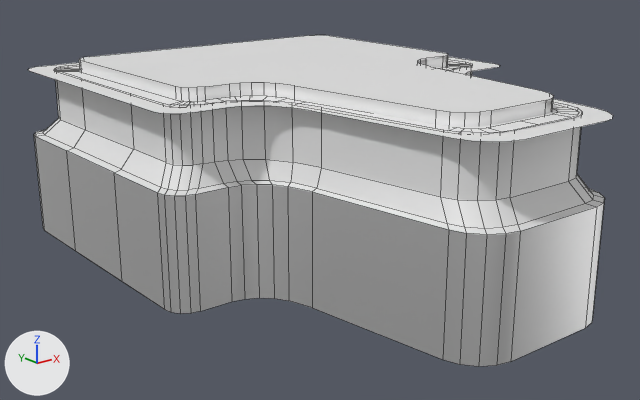
A saved change to the FBX model Content/Assets/Levels/MainLevel/SM_Ship_Cockpit.fbx.
The view is the same before and after, from a 50 mm camera at (-52.6, -171.5, 32.1) aimed at (-1.3, -107.3, 6.4). The lights are fixed; the arrows at lower left show +X, +Y and +Z. Mesh edges are drawn as thin lines. Where no turn or scale is listed for an object, it has been applied to the vertices. Vertices at the same position are counted once.

In view in the first picture: 'SM_Ship_Cockpit'.
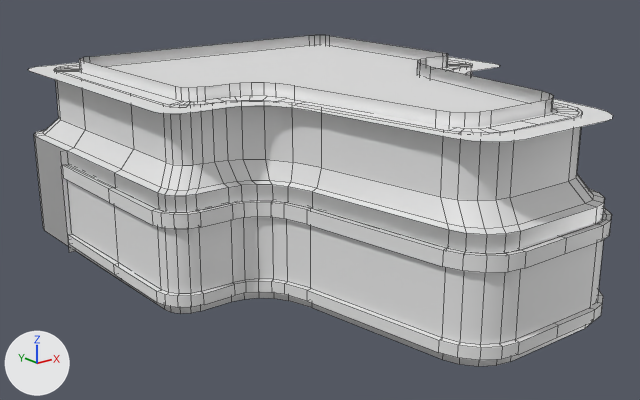
What differs and where, as boxes (x1, y1, x2, y2) in the pictures (640 x 400 px):
part 1 of me_sm_merged_staticmeshactor_4_009, added: after (62, 164, 612, 273)
part 2 of me_sm_merged_staticmeshactor_4_009, added: after (68, 234, 603, 360)
part 3 of me_sm_merged_staticmeshactor_4_009, added: after (67, 180, 604, 345)
part 4 of me_sm_merged_staticmeshactor_4_009, built on: before (36, 35, 604, 366); after (36, 137, 604, 366)

Patch to the scene script:
```diff
--- a/Content/Assets/Levels/MainLevel/SM_Ship_Cockpit.fbx.py
+++ b/Content/Assets/Levels/MainLevel/SM_Ship_Cockpit.fbx.py
@@ mat_m_glass @@
+mat_m_glass = principled_material('M_Glass')
+mat_m_glass.base_color = (0.8, 0.8, 0.8)  # white #e7e7e7
@@ mat_m_metal @@
+mat_m_metal = principled_material('M_Metal')
+mat_m_metal.base_color = (0.8, 0.8, 0.8)  # white #e7e7e7
@@ me_sm_merged_staticmeshactor_4_009 @@
 # used by ob_sm_ship_cockpit; location = (0.0, 0.0, 0.0)
-me_sm_merged_staticmeshactor_4_009.from_pydata(...)  # 748 vertices, 547 faces; spans x -20.0..20.0, y -134.1..-79.0, z 1.0..19.0
+me_sm_merged_staticmeshactor_4_009.from_pydata(...)  # 1273 vertices, 987 faces; spans x -20.7..20.7, y -134.7..-79.0, z 1.0..19.0
+# me_sm_merged_staticmeshactor_4_009 part 1: a new loose piece of 187 vertices spanning x -20.7..20.7, y -134.7..-92.0, z 8.6..9.9, in mat_m_metal (white #e7e7e7)
+# me_sm_merged_staticmeshactor_4_009 part 2: a new loose piece of 185 vertices spanning x -20.7..20.7, y -134.7..-92.0, z 1.8..2.8, in mat_m_metal (white #e7e7e7)
+# me_sm_merged_staticmeshactor_4_009 part 3: a new loose piece of 74 vertices spanning x -20.3..20.3, y -134.3..-91.9, z 1.0..9.9, in mat_m_glass (white #e7e7e7)
+# me_sm_merged_staticmeshactor_4_009 part 4
+# 37 faces are deleted
+# 7 vertices are added at x -20.7..20.7, y -92.0..-91.9, z 1.0..11.2
+# 36 new vertices lie (0.0, 0.0, 1.3) away from vertices in x -20.0..20.0, y -134.1..-92.0, z 1.0
+# 36 new vertices lie (0.0, 0.0, -1.4) away from vertices in x -20.0..20.0, y -134.1..-92.0, z 11.2
+# 75 new faces join them, mat_m_wall_main (its picture is missing)
 me_sm_merged_staticmeshactor_4_009.materials.append(mat_m_wall_main)
@@ me_sm_merged_staticmeshactor_4_009 @@
 me_sm_merged_staticmeshactor_4_009.materials.append(mat_m_lighttrim)
+me_sm_merged_staticmeshactor_4_009.materials.append(mat_m_glass)  # white #e7e7e7
+me_sm_merged_staticmeshactor_4_009.materials.append(mat_m_metal)  # white #e7e7e7
```
